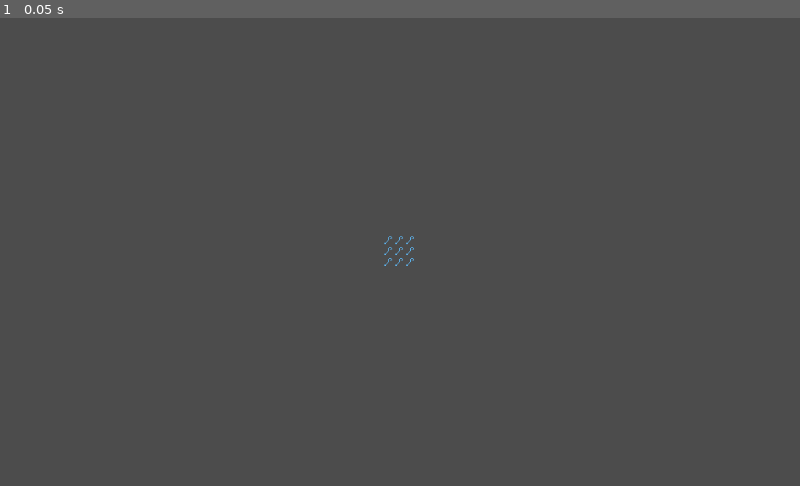
Above: before the commit, frame 1.
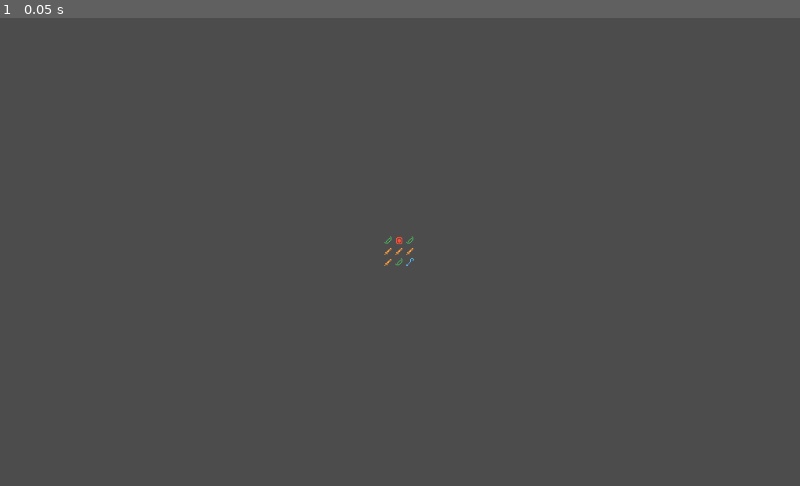
Above: after the commit, the same moment.

Repository: AGPritchard/inventory
Game: Godot game, scene res://src/inventory/inventory.tscn
Same seed, same stepped clock (60 frames per second), same inputs: the game is played once before the commit and once after it. The project has no main scene, so this scene is started directly.
Inputs:
- Up to frame 1 (0.05 s): no input

The runs differ from the first frame. In frame 1, less than 0.1% of the frame differs, in the area x 48-52%, y 46-53%.

Commit message:
Add item types

Diff:
--- a/src/inventory/inventory.gd
+++ b/src/inventory/inventory.gd
@@ -1,14 +1,38 @@
 extends Control
+
+enum ITEM_TYPES {
+	STAFF,
+	BOW,
+	SWORD,
+	SHIELD,
+}
 
 export(int) var slot_count := 9
 export(int) var columns := 3
 
 var blue_staff_texture := preload("res://assets/items/blue_staff.png")
+var green_bow_texture := preload("res://assets/items/green_bow.png")
+var orange_sword_texture := preload("res://assets/items/orange_sword.png")
+var red_shield_texture := preload("res://assets/items/red_shield.png")
 
 func _ready() -> void:
+	randomize()
+
 	$GridContainer.columns = columns
 	for i in slot_count:
 		var texture_rect = TextureRect.new()
 		texture_rect.name = str(i)
-		texture_rect.texture = blue_staff_texture
+
+		# pick a random item type
+		var choice: int = ITEM_TYPES.values()[randi() % ITEM_TYPES.size()]
+		match choice:
+			ITEM_TYPES.STAFF:
+				texture_rect.texture = blue_staff_texture
+			ITEM_TYPES.BOW:
+				texture_rect.texture = green_bow_texture
+			ITEM_TYPES.SWORD:
+				texture_rect.texture = orange_sword_texture
+			ITEM_TYPES.SHIELD:
+				texture_rect.texture = red_shield_texture
+
 		$GridContainer.add_child(texture_rect)
